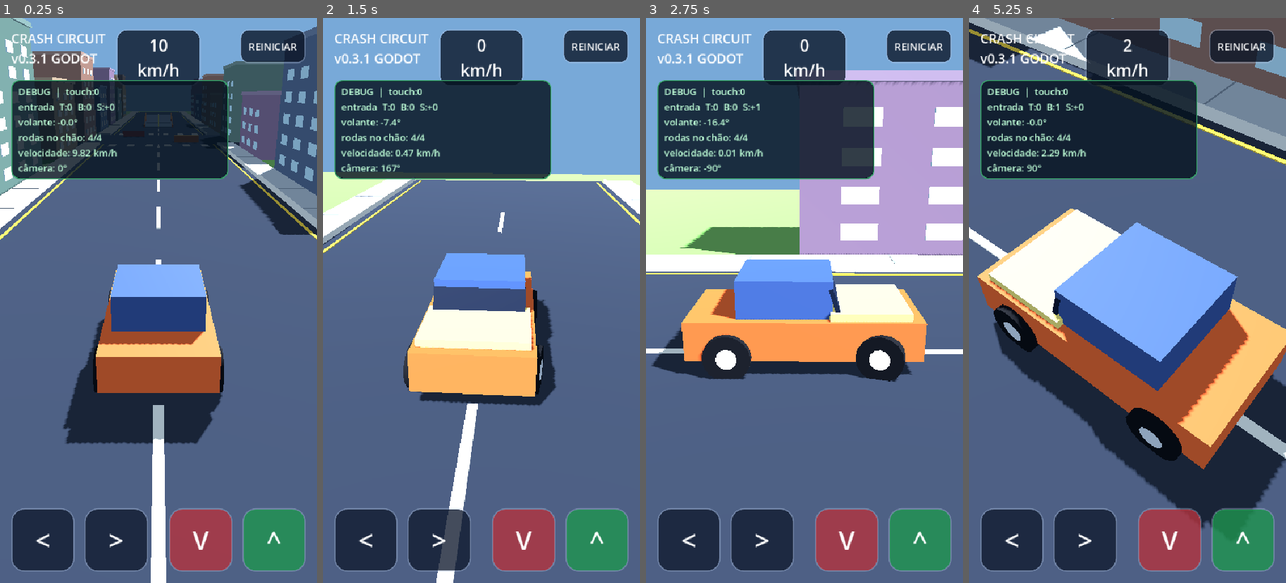
Above: before the commit, frames 1-4 (left to right).
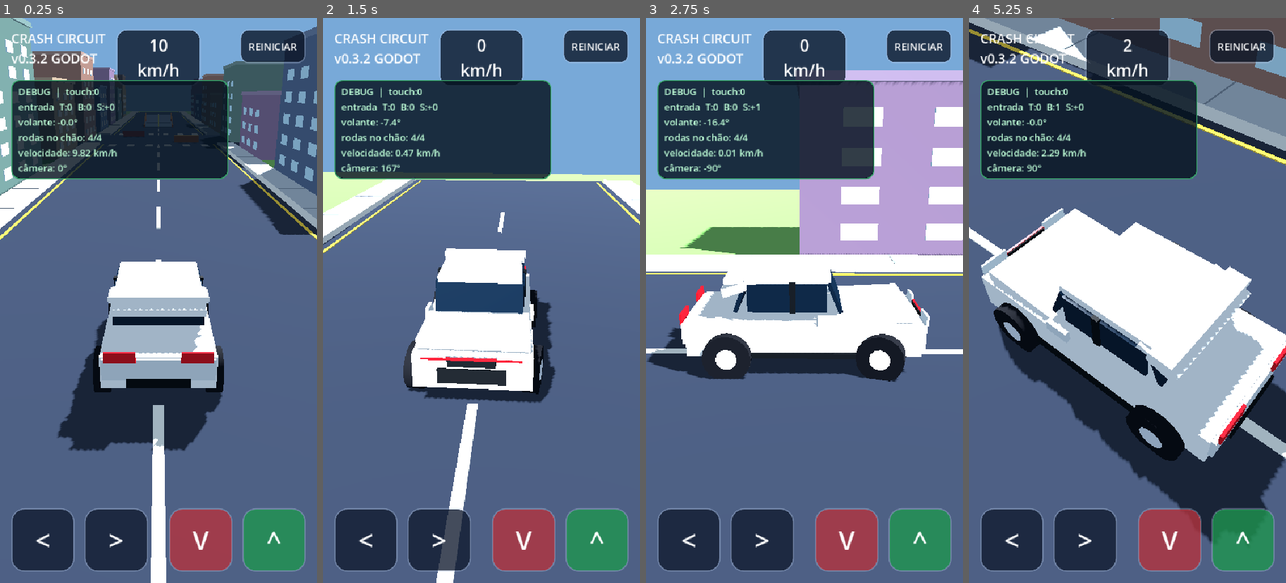
Above: after the commit, the same moments.

Repository: rasuda/Cargame-
Game: Godot game, scene res://scenes/main.tscn
The game is run twice, just before and just after one commit, with the same random seed, the same clock (stepped at 60 frames per second) and the same inputs.
Inputs (mouse positions are in pixels of both pictures, inside the frame that each line leads up to):
- Up to frame 1 (0.25 s): no input
- Up to frame 2 (1.5 s): move the mouse to (551, 272) at 0.52 s; hold D (steer_right) 0.53-1.25 s; tap C (cycle_camera) at 0.6 s; click (551, 272) at 0.67 s; drag from (418, 328) to (465, 413) at 1.27 s
- Up to frame 3 (2.75 s): move the mouse to (836, 176) at 2.02 s; hold D (steer_right) from 2.03 s (still down); tap C (cycle_camera) at 2.1 s
- Up to frame 4 (5.25 s): release D (steer_right) at 2.75 s; drag from (1111, 413) to (1032, 215) at 2.77 s; move the mouse to (1222, 385) at 3.52 s; hold A (steer_left) 3.53-4.25 s; tap C (cycle_camera) at 3.6, 5.1 s; drag from (1032, 215) to (1079, 159) at 4.27 s; move the mouse to (1143, 300) at 5.02 s; hold S (brake) from 5.03 s (still down); click (1143, 300) at 5.17 s

The runs differ from the first frame. In frame 1, 8.6% of the frame differs, in the area x 12-70%, y 6-77%; in frame 2, 7.7%; in frame 3, 9.4%; in frame 4, 21%, in the area x 2-100%, y 6-93%.

Commit message:
Remodel player car as white GTI hatchback

Diff:
--- a/scripts/arcade_car.gd
+++ b/scripts/arcade_car.gd
@@ -90,22 +90,44 @@
 	collision.position = Vector3(0.0, 0.62, 0.0)
 	add_child(collision)
 
-	var body := _box_mesh(Vector3(2.08, 0.72, 4.25), Color("f26a38"))
-	body.position = Vector3(0.0, 0.66, 0.0)
-	add_child(body)
-
-	var hood := _box_mesh(Vector3(1.92, 0.20, 1.45), Color("ffe477"))
-	hood.position = Vector3(0.0, 1.06, 1.18)
-	add_child(hood)
-
-	var cabin := _box_mesh(Vector3(1.70, 0.72, 1.72), Color("40588e"))
-	cabin.position = Vector3(0.0, 1.35, -0.35)
-	add_child(cabin)
-
-	var windshield := _box_mesh(Vector3(1.73, 0.48, 0.08), Color("172239"))
-	windshield.position = Vector3(0.0, 1.34, 0.54)
-	windshield.rotation.x = deg_to_rad(-18.0)
-	add_child(windshield)
+	var white := Color("f4f5f4")
+	var white_shadow := Color("d8dcdf")
+	var glass := Color("182838")
+	var trim := Color("15191d")
+	var red := Color("d51f2a")
+
+	# Compact five-door hatchback body, based on the Golf GTI Mk7 proportions.
+	_add_body_part(Vector3(1.98, 0.60, 4.18), Vector3(0.0, 0.68, 0.0), white, Vector3.ZERO, 0.32)
+	_add_body_part(Vector3(1.88, 0.18, 1.34), Vector3(0.0, 1.06, 1.25), white, Vector3(deg_to_rad(-3.0), 0.0, 0.0), 0.28)
+	_add_body_part(Vector3(1.58, 0.16, 1.63), Vector3(0.0, 1.69, -0.34), white, Vector3.ZERO, 0.28)
+	_add_body_part(Vector3(1.68, 0.16, 0.62), Vector3(0.0, 1.58, -1.14), white, Vector3(deg_to_rad(-18.0), 0.0, 0.0), 0.30)
+
+	# Windows and pillars give the characteristic squared-off Mk7 greenhouse.
+	_add_body_part(Vector3(1.64, 0.58, 0.07), Vector3(0.0, 1.40, 0.54), glass, Vector3(deg_to_rad(-23.0), 0.0, 0.0), 0.16)
+	_add_body_part(Vector3(1.65, 0.53, 0.07), Vector3(0.0, 1.39, -1.13), glass, Vector3(deg_to_rad(20.0), 0.0, 0.0), 0.16)
+	for side_value in [-1.0, 1.0]:
+		var side: float = float(side_value)
+		_add_body_part(Vector3(0.055, 0.50, 1.40), Vector3(side * 0.815, 1.40, -0.30), glass, Vector3.ZERO, 0.16)
+		_add_body_part(Vector3(0.065, 0.55, 0.11), Vector3(side * 0.845, 1.42, -0.20), trim, Vector3.ZERO, 0.65)
+		_add_body_part(Vector3(0.07, 0.10, 3.28), Vector3(side * 1.005, 0.40, -0.10), trim, Vector3.ZERO, 0.72)
+		_add_body_part(Vector3(0.075, 0.18, 0.38), Vector3(side * 0.99, 1.05, 0.42), white_shadow, Vector3.ZERO, 0.34)
+
+	# GTI-style front fascia: twin headlights, black honeycomb area and red stripe.
+	_add_body_part(Vector3(1.92, 0.45, 0.16), Vector3(0.0, 0.70, 2.08), white_shadow, Vector3.ZERO, 0.36)
+	_add_body_part(Vector3(1.12, 0.26, 0.035), Vector3(0.0, 0.66, 2.17), trim, Vector3.ZERO, 0.78)
+	_add_body_part(Vector3(0.78, 0.15, 0.040), Vector3(0.0, 0.91, 2.17), trim, Vector3.ZERO, 0.74)
+	_add_body_part(Vector3(1.62, 0.035, 0.045), Vector3(0.0, 0.98, 2.19), red, Vector3.ZERO, 0.38)
+	_add_body_part(Vector3(0.48, 0.16, 0.045), Vector3(-0.65, 1.00, 2.18), Color("eaf4f6"), Vector3.ZERO, 0.10)
+	_add_body_part(Vector3(0.48, 0.16, 0.045), Vector3(0.65, 1.00, 2.18), Color("eaf4f6"), Vector3.ZERO, 0.10)
+	_add_body_part(Vector3(0.26, 0.045, 0.047), Vector3(-0.65, 1.04, 2.205), Color("ffffff"), Vector3.ZERO, 0.05)
+	_add_body_part(Vector3(0.26, 0.045, 0.047), Vector3(0.65, 1.04, 2.205), Color("ffffff"), Vector3.ZERO, 0.05)
+
+	# Rear hatch, spoiler, dark diffuser and angular red tail lamps.
+	_add_body_part(Vector3(1.92, 0.38, 0.14), Vector3(0.0, 0.78, -2.09), white_shadow, Vector3.ZERO, 0.38)
+	_add_body_part(Vector3(1.08, 0.16, 0.035), Vector3(0.0, 0.54, -2.18), trim, Vector3.ZERO, 0.80)
+	_add_body_part(Vector3(0.53, 0.20, 0.045), Vector3(-0.64, 1.03, -2.17), red, Vector3.ZERO, 0.22)
+	_add_body_part(Vector3(0.53, 0.20, 0.045), Vector3(0.64, 1.03, -2.17), red, Vector3.ZERO, 0.22)
+	_add_body_part(Vector3(1.76, 0.10, 0.34), Vector3(0.0, 1.72, -1.22), white, Vector3(deg_to_rad(-4.0), 0.0, 0.0), 0.28)
 
 
 func _build_wheels() -> void:
@@ -156,11 +178,19 @@
 	wheel.add_child(hub)
 
 
-func _box_mesh(size: Vector3, color: Color) -> MeshInstance3D:
+func _add_body_part(size: Vector3, part_position: Vector3, color: Color, part_rotation := Vector3.ZERO, roughness_value := 0.60) -> MeshInstance3D:
+	var part := _box_mesh(size, color, roughness_value)
+	part.position = part_position
+	part.rotation = part_rotation
+	add_child(part)
+	return part
+
+
+func _box_mesh(size: Vector3, color: Color, roughness_value := 0.72) -> MeshInstance3D:
 	var instance := MeshInstance3D.new()
 	var mesh := BoxMesh.new()
 	mesh.size = size
-	mesh.material = _material(color, 0.72)
+	mesh.material = _material(color, roughness_value)
 	instance.mesh = mesh
 	return instance
 
--- a/scripts/hud.gd
+++ b/scripts/hud.gd
@@ -1,7 +1,7 @@
 class_name GameHud
 extends Control
 
-const VERSION := "v0.3.1 GODOT"
+const VERSION := "v0.3.2 GODOT"
 
 var title_label: Label
 var speed_label: Label
Not shown, changed: export_presets.cfg
Not shown, changed: .github/workflows/deploy.yml
